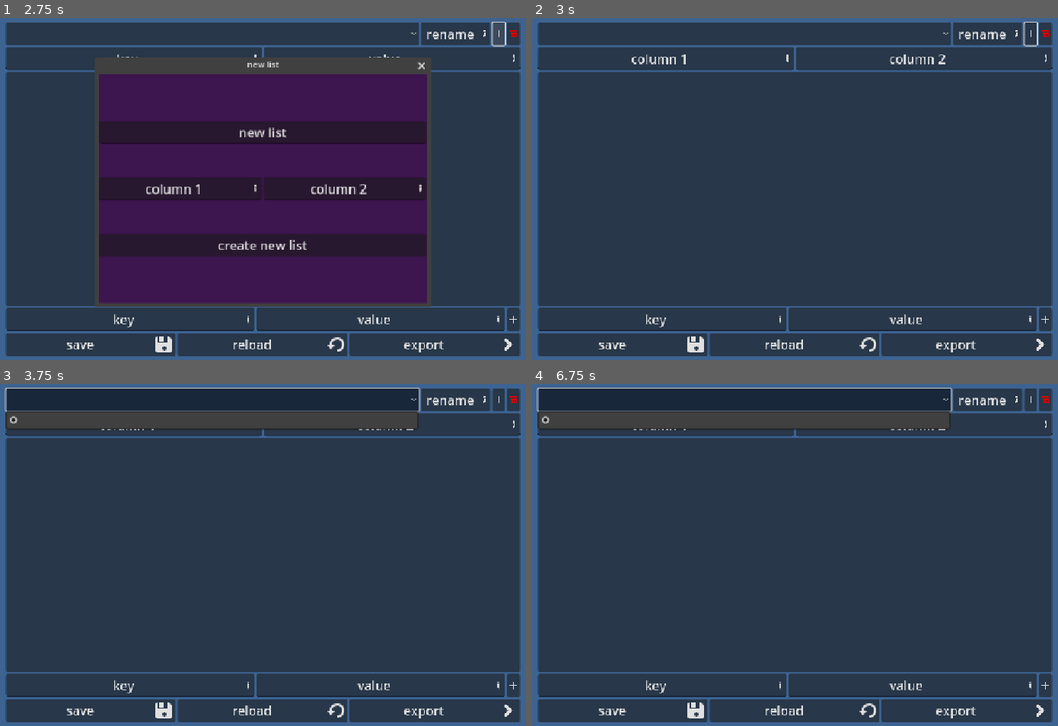
Above: before the commit, frames 1-4 (two rows, left to right).
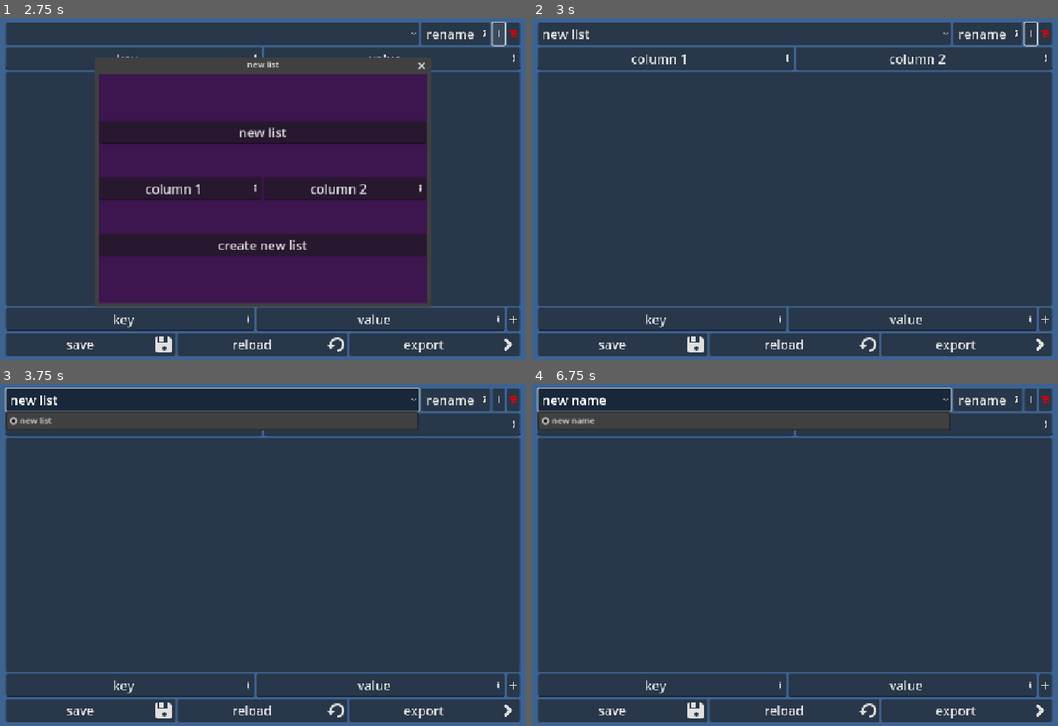
Above: after the commit, the same moments.

Repository: TheoLomeuBraga/list_it_all
Game: Godot game, scene res://main.tscn
The game is run twice, just before and just after one commit, with the same random seed, the same clock (stepped at 60 frames per second) and the same inputs.
Inputs (mouse positions are in pixels of both pictures, inside the frame that each line leads up to):
- Up to frame 1 (2.75 s): click "reload" at 0.5 s; click (499, 35) at 1.25 s; click (499, 35) at 2 s
- Up to frame 2 (3 s): click "create new list" at 2.75 s
- Up to frame 3 (3.75 s): click (210, 401) at 3.5 s
- Up to frame 4 (6.75 s): click (742, 401) at 4.25 s; click "rename" at 5 s; click "ok" at 5.75 s; click (742, 401) at 6.5 s

Frame 1 is identical in both runs. In frame 2, 0.1% of the frame differs, in the area x 2-11%, y 3-7%; in frame 3, 0.3%; in frame 4, 0.3%, in the area x 1-79%, y 4-14%.
Error before the commit: Invalid call. Nonexistent function 'item_count' in base 'OptionButton'. (res://main.gd:50)

Commit message:
add capacity to delete files

Diff:
--- a/main.gd
+++ b/main.gd
@@ -14,12 +14,26 @@
 
 func load_list(name:String) -> Array:
 
+
+	if name == "":
+		return []
+
 	var file_text : String = FileAccess.get_file_as_string(software_dir + "/" + name + ".json")
+	var file_data = JSON.parse_string(file_text)
+
+	if file_data == null:
+		return []
+
 	var data : Array = JSON.parse_string(file_text)
 	if data != null:
 		return data
 
 	return []
+
+func delete_list(name:String) -> void:
+	DirAccess.remove_absolute(software_dir + "/" + name + ".json")
+
+
 
 @export var list_item_scene : PackedScene = preload("res://item_list/list_item.tscn")
 
@@ -40,14 +54,16 @@
 			[$new_list/PanelContainer/VBoxContainer/HBoxContainer/Column1.text,$new_list/PanelContainer/VBoxContainer/HBoxContainer/Column2.text]
 		])
 
-		$new_list/PanelContainer/VBoxContainer/LineEdit.text = current_list_name
+		#$new_list/PanelContainer/VBoxContainer/LineEdit.text = current_list_name
 		$PanelContainer/AspectRatioContainer/VBoxContainer/column_info/key.text = $new_list/PanelContainer/VBoxContainer/HBoxContainer/Column1.text
 		$PanelContainer/AspectRatioContainer/VBoxContainer/column_info/value.text = $new_list/PanelContainer/VBoxContainer/HBoxContainer/Column2.text
 
 		$new_list.visible = false
 
-		$PanelContainer/AspectRatioContainer/VBoxContainer/list_manager/OptionButton.add_item($new_list/PanelContainer/VBoxContainer/LineEdit.text)
-		$PanelContainer/AspectRatioContainer/VBoxContainer/list_manager/OptionButton.select($PanelContainer/AspectRatioContainer/VBoxContainer/list_manager/OptionButton.item_count()-1)
+		var ob : OptionButton = $PanelContainer/AspectRatioContainer/VBoxContainer/list_manager/OptionButton
+		print($new_list/PanelContainer/VBoxContainer/LineEdit.text)
+		ob.add_item($new_list/PanelContainer/VBoxContainer/LineEdit.text)
+		ob.select(ob.item_count-1)
 
 
 
@@ -68,6 +84,9 @@
 
 func load_list_data(name : String) -> void:
 	var data : Array = load_list(name)
+
+	if data.size() == 0:
+		return
 
 	$PanelContainer/AspectRatioContainer/VBoxContainer/column_info/key.text = data[0][0]
 	$PanelContainer/AspectRatioContainer/VBoxContainer/column_info/value.text = data[0][1]
@@ -100,11 +119,41 @@
 func on_rename_clicked() -> void:
 	$rename_list_to.visible = true
 
-func on_rename_clicked_popup() -> void:
+func on_rename_clicked_confirmed() -> void:
 
+	var ob : OptionButton = $PanelContainer/AspectRatioContainer/VBoxContainer/list_manager/OptionButton
+	var new_name : String = $rename_list_to/PanelContainer/VBoxContainer/LineEdit.text
 
+	save_list(new_name,load_list(current_list_name))
+	ob.get_selected_id()
+	ob.set_item_text(ob.get_selected_id(),new_name)
 
+	delete_list(current_list_name)
+
+	current_list_name = new_name
 	$rename_list_to.visible = false
+
+func on_delete_list_pressed() -> void:
+	$delete_list.visible = true
+
+func on_dont_delete_list() -> void:
+	$delete_list.visible = false
+
+func on_delete_list_confirmed() -> void:
+	var ob : OptionButton = $PanelContainer/AspectRatioContainer/VBoxContainer/list_manager/OptionButton
+
+	delete_list(current_list_name)
+
+	var selected_id : int = ob.get_selected_id()
+
+	ob.select(0)
+
+	load_list_data($PanelContainer/AspectRatioContainer/VBoxContainer/list_manager/OptionButton.get_item_text(0))
+	call_deferred("reload_list_data")
+
+	ob.remove_item(selected_id)
+
+	$delete_list.visible = false
 
 func _ready() -> void:
 
@@ -124,7 +173,14 @@
 
 	$PanelContainer/AspectRatioContainer/VBoxContainer/list_manager/rename.pressed.connect(on_rename_clicked)
 
-	$rename_list_to/PanelContainer/VBoxContainer/rename.pressed.connect(on_rename_clicked_popup)
+	$rename_list_to/PanelContainer/VBoxContainer/rename.pressed.connect(on_rename_clicked_confirmed)
+
+	$PanelContainer/AspectRatioContainer/VBoxContainer/list_manager/remove.pressed.connect(on_delete_list_pressed)
+
+	$delete_list/PanelContainer/VBoxContainer/HBoxContainer/yes.pressed.connect(on_delete_list_confirmed)
+
+	$delete_list/PanelContainer/VBoxContainer/HBoxContainer/no.pressed.connect(on_dont_delete_list)
+	$delete_list.close_requested.connect(on_dont_delete_list)
 
 	#directory manager
 
